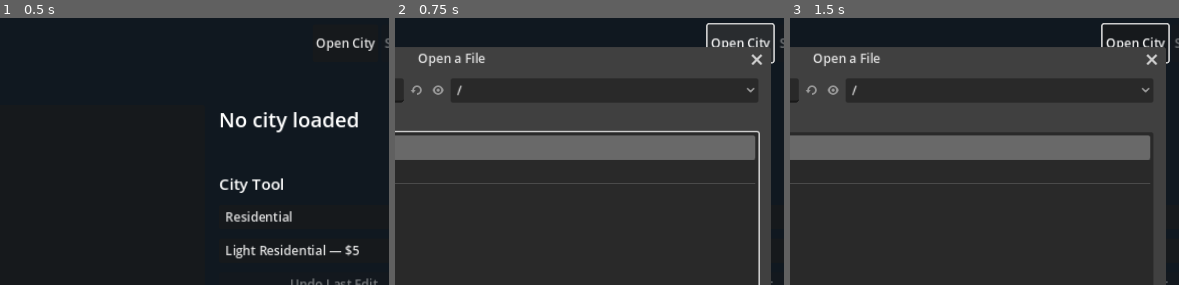
Above: before the commit, frames 1-3 (left to right).
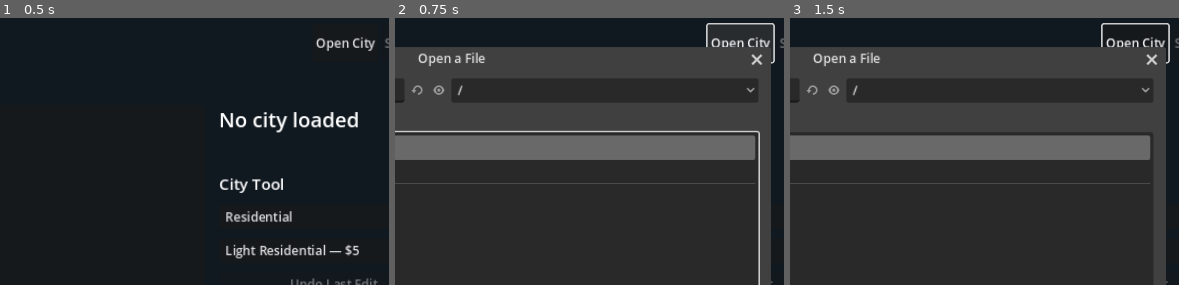
Above: after the commit, the same moments.

Repository: nicholas-ochoa/OpenSC2K
Game: Godot game, scene res://main.tscn
Two runs of this game, one before a commit and one after it. Both use one fixed random seed, a clock stepped at 60 frames per second and the inputs below.
Inputs (mouse positions are % of the whole screen's width and height, from its top left):
- Up to frame 1 (0.5 s): no input
- Up to frame 2 (0.75 s): click "Open City" at 0.5 s
- Up to frame 3 (1.5 s): click (35, 88) at 1.27 s; type "12" at 1.35 s
The pictures show only the part of the screen within x 42-92%, y 0-50%; the shares and areas given below are measured in that part.

Frame 1 is identical in both runs. In frame 2, 0.1% of the frame differs, in the area x 2-18%, y 25-32%; in frame 3, 0.1%.

Commit message:
blast damage across linked facilities

Diff:
--- a/game/src/simulation/moving_thing_phase.gd
+++ b/game/src/simulation/moving_thing_phase.gd
@@ -2,6 +2,7 @@
 extends RefCounted
 
 const NetworkTiles = preload("res://src/tools/network_command.gd")
+const Demolish = preload("res://src/tools/demolish_command.gd")
 const MAP_SIZE := 128
 const RECORD_SIZE := 12
 const FIRST_RECORD := 1
@@ -101,6 +102,8 @@
 	if not game_random.has_method("next_mod"):
 		return {"ok": false, "error": "a compatible game random generator is required"}
 	var building_chunk := city.document.find_chunk("XBLD")
+	var altitude_chunk := city.document.find_chunk("ALTM")
+	var terrain_chunk := city.document.find_chunk("XTER")
 	var underground_chunk := city.document.find_chunk("XUND")
 	var zone_chunk := city.document.find_chunk("XZON")
 	var traffic_chunk := city.document.find_chunk("XTRF")
@@ -108,10 +111,15 @@
 	var thing_chunk := city.document.find_chunk("XTHG")
 	var flag_chunk := city.document.find_chunk("XBIT")
 	var label_chunk := city.document.find_chunk("XLAB")
+	var microsim_chunk := city.document.find_chunk("XMIC")
 	var misc_chunk := city.document.find_chunk("MISC")
 	if (
 		building_chunk == null
 		or building_chunk.decoded_payload.size() != CityState.TILE_COUNT
+		or altitude_chunk == null
+		or altitude_chunk.decoded_payload.size() != CityState.TILE_COUNT * 2
+		or terrain_chunk == null
+		or terrain_chunk.decoded_payload.size() != CityState.TILE_COUNT
 		or underground_chunk == null
 		or underground_chunk.decoded_payload.size() != CityState.TILE_COUNT
 		or zone_chunk == null
@@ -126,6 +134,8 @@
 		or flag_chunk.decoded_payload.size() != CityState.TILE_COUNT
 		or label_chunk == null
 		or label_chunk.decoded_payload.size() != CityState.LABEL_COUNT * CityState.LABEL_RECORD_SIZE
+		or microsim_chunk == null
+		or microsim_chunk.decoded_payload.size() != CityState.MICROSIM_COUNT * CityState.MICROSIM_RECORD_SIZE
 		or misc_chunk == null
 		or misc_chunk.decoded_payload.size() != 4800
 	):
@@ -133,14 +143,22 @@
 
 	var original_buildings: PackedByteArray = building_chunk.decoded_payload.duplicate()
 	var buildings: PackedByteArray = original_buildings.duplicate()
-	var underground: PackedByteArray = underground_chunk.decoded_payload
+	var original_altitude: PackedByteArray = altitude_chunk.decoded_payload.duplicate()
+	var altitude: PackedByteArray = original_altitude.duplicate()
+	var original_terrain: PackedByteArray = terrain_chunk.decoded_payload.duplicate()
+	var terrain: PackedByteArray = original_terrain.duplicate()
+	var original_underground: PackedByteArray = underground_chunk.decoded_payload.duplicate()
+	var underground: PackedByteArray = original_underground.duplicate()
 	var original_zones: PackedByteArray = zone_chunk.decoded_payload.duplicate()
 	var zones: PackedByteArray = original_zones.duplicate()
 	var original_traffic: PackedByteArray = traffic_chunk.decoded_payload.duplicate()
 	var traffic: PackedByteArray = original_traffic.duplicate()
-	var flags: PackedByteArray = flag_chunk.decoded_payload
+	var original_flags: PackedByteArray = flag_chunk.decoded_payload.duplicate()
+	var flags: PackedByteArray = original_flags.duplicate()
 	var original_labels: PackedByteArray = label_chunk.decoded_payload.duplicate()
 	var labels: PackedByteArray = original_labels.duplicate()
+	var original_microsims: PackedByteArray = microsim_chunk.decoded_payload.duplicate()
+	var microsims: PackedByteArray = original_microsims.duplicate()
 	var original_misc: PackedByteArray = misc_chunk.decoded_payload.duplicate()
 	var misc: PackedByteArray = original_misc.duplicate()
 	var original_text: PackedByteArray = text_chunk.decoded_payload.duplicate()
@@ -179,6 +197,7 @@
 		"removed_explosions": 0,
 		"spread_explosion_fires": 0,
 		"rubble_explosion_hits": 0,
+		"damaged_facilities": 0,
 		"deferred_facility_explosion_hits": 0,
 		"deferred_connection_count_updates": 0,
 		"malformed_records": 0,
@@ -215,8 +234,9 @@
 			TYPE_EXPLOSION:
 				counters.active_explosions += 1
 				_update_explosion(
-					buildings, zones, flags, traffic, text, labels, misc,
-					things, record, lfsr_random, allow_disaster_damage, counters
+					city, altitude, buildings, terrain, zones, underground,
+					flags, traffic, text, labels, microsims, misc, things,
+					record, random, lfsr_random, allow_disaster_damage, counters
 				)
 			TYPE_SAILBOAT:
 				counters.active_sailboats += 1
@@ -234,10 +254,15 @@
 	for update in [
 		[thing_chunk, things, original_things, "XTHG"],
 		[text_chunk, text, original_text, "XTXT"],
+		[altitude_chunk, altitude, original_altitude, "ALTM"],
 		[building_chunk, buildings, original_buildings, "XBLD"],
+		[terrain_chunk, terrain, original_terrain, "XTER"],
 		[zone_chunk, zones, original_zones, "XZON"],
+		[underground_chunk, underground, original_underground, "XUND"],
+		[flag_chunk, flags, original_flags, "XBIT"],
 		[traffic_chunk, traffic, original_traffic, "XTRF"],
 		[label_chunk, labels, original_labels, "XLAB"],
+		[microsim_chunk, microsims, original_microsims, "XMIC"],
 		[misc_chunk, misc, original_misc, "MISC"],
 	]:
 		if update[1] == update[2]:
@@ -248,8 +273,13 @@
 			return {"ok": false, "error": "cannot store %s after the moving-thing tick" % update[3]}
 		applied.push_front([update[0], update[2]])
 	city.buildings = buildings.duplicate()
+	city.terrain = terrain.duplicate()
 	city.zones = zones.duplicate()
+	city.underground = underground.duplicate()
 	city.text_overlays = text.duplicate()
+	city.tile_flags = flags.duplicate()
+	for index in CityState.TILE_COUNT:
+		city.altitude_words[index] = (altitude[index * 2] << 8) | altitude[index * 2 + 1]
 	counters["ok"] = true
 	counters["sailboats_complete"] = true
 	counters["train_routes_complete"] = true
@@ -267,15 +297,21 @@
 
 
 static func _update_explosion(
+	city: CityState,
+	altitude: PackedByteArray,
 	buildings: PackedByteArray,
+	terrain: PackedByteArray,
 	zones: PackedByteArray,
+	underground: PackedByteArray,
 	flags: PackedByteArray,
 	traffic: PackedByteArray,
 	text: PackedByteArray,
 	labels: PackedByteArray,
+	microsims: PackedByteArray,
 	misc: PackedByteArray,
 	things: PackedByteArray,
 	record: int,
+	random,
 	lfsr_random,
 	allow_disaster_damage: bool,
 	counters: Dictionary
@@ -303,7 +339,8 @@
 			lfsr_random.next_mod(5) - 2
 		)
 		var damage_result := _apply_explosion_damage(
-			buildings, zones, flags, traffic, text, labels, misc, damaged, lfsr_random
+			city, altitude, buildings, terrain, zones, underground, flags,
+			traffic, text, labels, microsims, misc, damaged, random, lfsr_random
 		)
 		if damage_result == 1:
 			counters.spread_explosion_fires += 1
@@ -313,18 +350,25 @@
 		elif damage_result == 2:
 			counters.rubble_explosion_hits += 1
 		elif damage_result == 3:
-			counters.deferred_facility_explosion_hits += 1
+			counters.damaged_facilities += 1
+			counters.spread_explosion_fires += 1
 
 
 static func _apply_explosion_damage(
+	city: CityState,
+	altitude: PackedByteArray,
 	buildings: PackedByteArray,
+	terrain: PackedByteArray,
 	zones: PackedByteArray,
+	underground: PackedByteArray,
 	flags: PackedByteArray,
 	traffic: PackedByteArray,
 	text: PackedByteArray,
 	labels: PackedByteArray,
+	microsims: PackedByteArray,
 	misc: PackedByteArray,
 	point: Vector2i,
+	random,
 	lfsr_random
 ) -> int:
 	var index := _index(point)
@@ -336,8 +380,11 @@
 		if overlay < 51:
 			labels[overlay * CityState.LABEL_RECORD_SIZE] = 0
 		elif overlay < TEXT_LABEL_BASE:
-			# this path demolishes the full linked facility before it starts fire
-			return 3
+			_damage_linked_facility(
+				city, altitude, buildings, terrain, zones, underground,
+				flags, text, labels, microsims, misc, point, random
+			)
+			result_code = 3
 		elif overlay < 241:
 			return 0
 		elif overlay < 250:
@@ -352,6 +399,30 @@
 	text[index] = 0xff
 	traffic[int(point.x / 2) * 64 + int(point.y / 2)] = 0
 	return result_code
+
+
+static func _damage_linked_facility(
+	city: CityState,
+	altitude: PackedByteArray,
+	buildings: PackedByteArray,
+	terrain: PackedByteArray,
+	zones: PackedByteArray,
+	underground: PackedByteArray,
+	flags: PackedByteArray,
+	text: PackedByteArray,
+	labels: PackedByteArray,
+	microsims: PackedByteArray,
+	misc: PackedByteArray,
+	point: Vector2i,
+	random
+) -> void:
+	var result := Demolish._demolish_point(
+		city, altitude, buildings, terrain, zones, underground,
+		flags, text, labels, microsims, misc, point, random
+	)
+	for index in result.get("indices", PackedInt32Array()):
+		if flags[index] & 0x04 == 0:
+			text[index] = 0xff
 
 
 static func _update_airplane(
--- a/game/src/tools/demolish_command.gd
+++ b/game/src/tools/demolish_command.gd
@@ -191,7 +191,7 @@
 	microsims: PackedByteArray,
 	misc: PackedByteArray,
 	point: Vector2i,
-	random: SimRandom
+	random
 ) -> Dictionary:
 	var index := point.x * CityState.MAP_SIZE + point.y
 	var tile_id := int(buildings[index])
@@ -254,7 +254,7 @@
 	for x in range(site.position.x, site.end.x):
 		for y in range(site.position.y, site.end.y):
 			var changed_index := x * CityState.MAP_SIZE + y
-			var rubble := 1 + (random.next_u15() & 3) if terrain[changed_index] == 0 else 0
+			var rubble: int = 1 + (random.next_u15() & 3) if terrain[changed_index] == 0 else 0
 			NetworkCommand._replace_building(buildings, zones, misc, changed_index, rubble)
 			zones[changed_index] &= 0x0f
 			flags[changed_index] &= FLAG_CLEAR_AFTER_STRUCTURE
@@ -332,7 +332,7 @@
 	misc: PackedByteArray,
 	start: Vector2i,
 	tile_id: int,
-	random: SimRandom
+	random
 ) -> Dictionary:
 	var first := RUNWAY_FIRST if tile_id <= RUNWAY_LAST else PIER_FIRST
 	var last := RUNWAY_LAST if tile_id <= RUNWAY_LAST else PIER_LAST
@@ -358,7 +358,7 @@
 	var indices := PackedInt32Array()
 	for point in component:
 		var index := point.x * CityState.MAP_SIZE + point.y
-		var replacement := 1 + (random.next_u15() & 3) if make_rubble else 0
+		var replacement: int = 1 + (random.next_u15() & 3) if make_rubble else 0
 		NetworkCommand._replace_building(buildings, zones, misc, index, replacement)
 		zones[index] &= 0x0f
 		flags[index] &= FLAG_CLEAR_AFTER_STRUCTURE
@@ -378,7 +378,7 @@
 	microsims: PackedByteArray,
 	misc: PackedByteArray,
 	selected: Vector2i,
-	random: SimRandom,
+	random,
 	rotation: int
 ) -> Dictionary:
 	var anchor := Vector2i(selected.x & ~1, selected.y & ~1)
@@ -394,7 +394,7 @@
 	for offset in [Vector2i.ZERO, Vector2i(1, 0), Vector2i(1, 1), Vector2i(0, 1)]:
 		var point: Vector2i = anchor + offset
 		var index := point.x * CityState.MAP_SIZE + point.y
-		var replacement := 1 + (random.next_u15() & 3) if terrain[index] == 0 else 0
+		var replacement: int = 1 + (random.next_u15() & 3) if terrain[index] == 0 else 0
 		NetworkCommand._replace_building(buildings, zones, misc, index, replacement)
 		zones[index] &= 0x0f
 		flags[index] &= FLAG_CLEAR_AFTER_STRUCTURE
--- a/game/tests/test_runner.gd
+++ b/game/tests/test_runner.gd
@@ -1147,7 +1147,17 @@
 
 	var facility_explosion := _special_growth_fixture(reference_root)
 	_set_explosion(facility_explosion, 1, Vector2i(20, 20), 5, 1, 2)
-	_check(facility_explosion.city.set_text_overlay_id(21, 20, 51), "Facility explosion fixture places XMIC overlay 51")
+	_check(facility_explosion.city.set_building_id(21, 20, 0x8b), "Facility explosion fixture places a building")
+	_check(facility_explosion.document.set_misc_u32(0x01f0, 16383), "Facility explosion fixture counts occupied land")
+	_check(facility_explosion.document.set_misc_u32(0x01f0 + 0x8b * 4, 1), "Facility explosion fixture counts its building")
+	var facility_microsims: PackedByteArray = facility_explosion.document.find_chunk("XMIC").decoded_payload.duplicate()
+	facility_microsims[10 * 8] = 0x8b
+	_check(
+		facility_explosion.document.find_chunk("XMIC").set_decoded_payload(facility_microsims),
+		"Facility explosion fixture stores its XMIC record",
+	)
+	_check(facility_explosion.city.set_label(61, "Blast Facility"), "Facility explosion fixture sets its XLAB record")
+	_check(facility_explosion.city.set_text_overlay_id(21, 20, 61), "Facility explosion fixture places XMIC overlay 61")
 	var facility_result := MovingThingTick.run(
 		facility_explosion.city,
 		SequenceRandom.new([1]),
@@ -1155,9 +1165,17 @@
 	)
 	_check(
 		facility_result.ok
-		and facility_result.deferred_facility_explosion_hits == 4
-		and not facility_result.explosion_map_damage_complete,
-		"Explosion reports linked-facility demolition until that full damage path is implemented",
+		and facility_result.damaged_facilities == 1
+		and facility_result.deferred_facility_explosion_hits == 0
+		and facility_result.explosion_map_damage_complete,
+		"Explosion applies the full linked-facility damage path once",
+	)
+	_check(
+		facility_explosion.city.building_id(21, 20) == 2
+		and facility_explosion.city.text_overlay_id(21, 20) == 0xff
+		and facility_explosion.city.microsim(10).tile_id == 0
+		and facility_explosion.city.label(61).is_empty(),
+		"Facility blast creates rubble and fire and releases XMIC and XLAB",
 	)
 
 	var airplane := _special_growth_fixture(reference_root)
